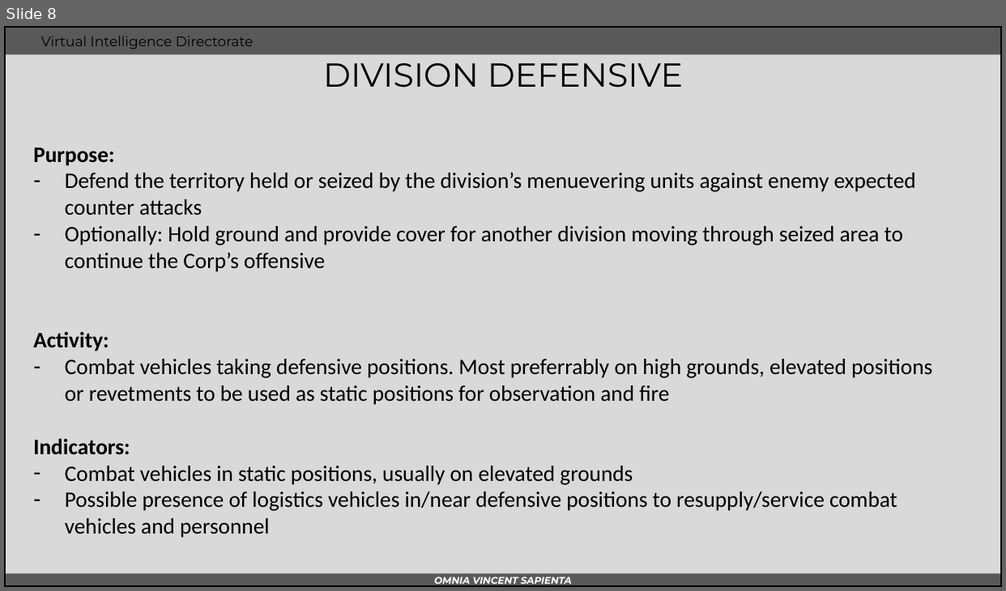
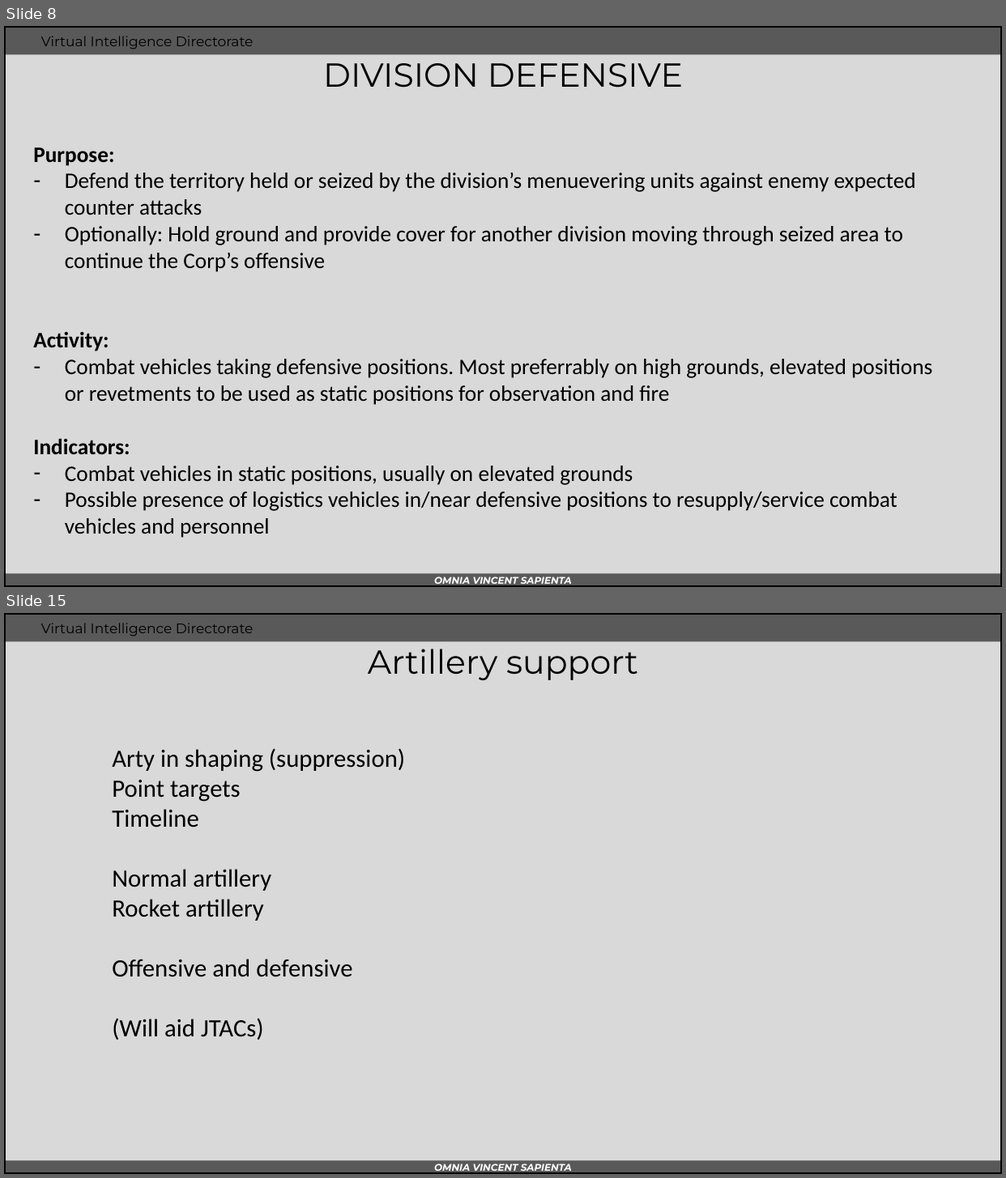
Before and after one commit to 132nd-vWing/OPAR-Brief, a slide deck: UNDER DEVELOPMENT/OPAR Version 2/VID/INTREP VID OPAR-003 - Syrian ground combat tactics.pptx. Shown one above the other, each under a label of ours: slide 8 before the commit, slides 8 and 15 after it; the slides between them are not shown. The pictures are 1006x591 and 1006x1178 pixels, drawn with LibreOffice and Linux fonts; fonts in the diff are those of the drawing; background and template pictures are left out. Boxes give left, top, right and bottom in pixels: in the first picture for what was removed or moved away, otherwise in the second. Text is boxed around its words. In the diff, an @@ line names an element or a change of style, - is before the commit and + after.

```diff
--- a/UNDER DEVELOPMENT/OPAR Version 2/VID/INTREP VID OPAR-003 - Syrian ground combat tactics.pptx
+++ b/UNDER DEVELOPMENT/OPAR Version 2/VID/INTREP VID OPAR-003 - Syrian ground combat tactics.pptx
@@ slide 15 added at bbox=[4, 613, 1002, 1174], background #D9D9D9; not listed: 5 template elements that a slide beside it also shows @@
@@ title added at bbox=[368, 641, 638, 680], 24 pt, text #000000 @@
+Artillery support
@@ text added at bbox=[112, 748, 405, 1040], 18 pt, text #000000 @@
+Arty in shaping (suppression)
+Point targets
+Timeline
+Normal artillery
+Rocket artillery
+Offensive and defensive
+(Will aid JTACs)
```
Also in this commit, not shown: 3 slides changed, 3 other slides added, 10 other files.
